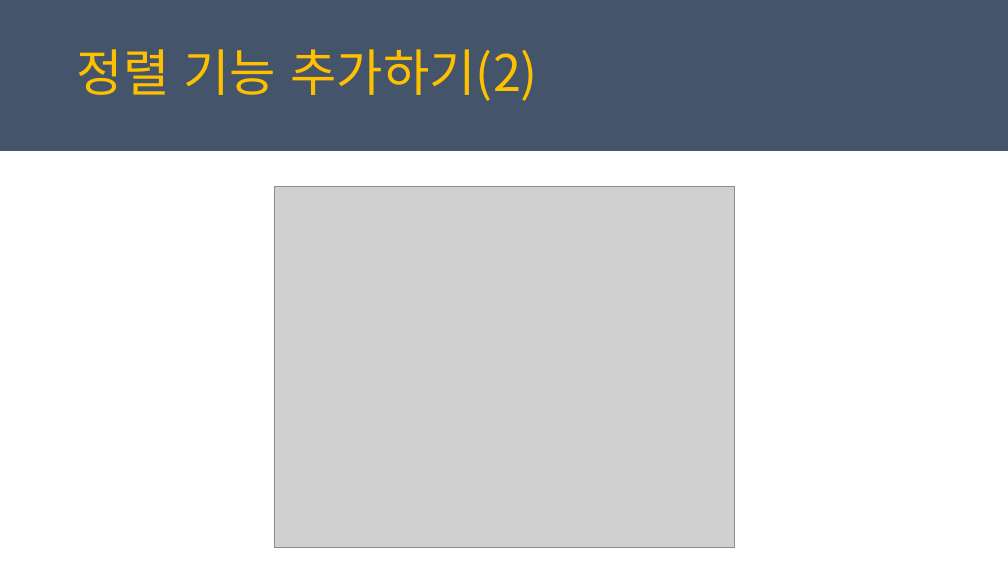
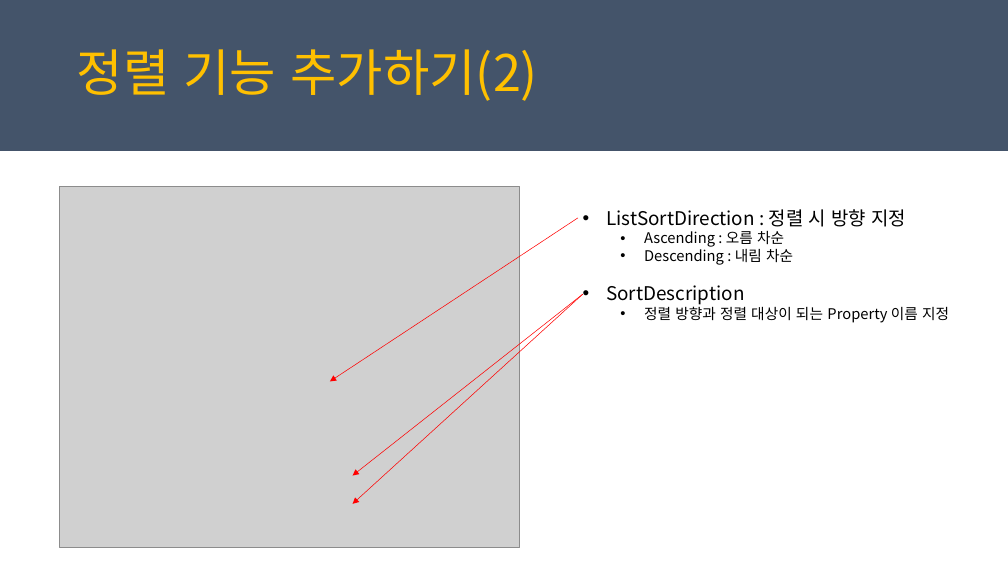
Before and after one commit to juniair/Summary-PPT, a slide deck: slide 26 of PRISM_MVVM_사용.pptx (slide 28 before the commit). Drawn at 1008x567 pixels with LibreOffice and Linux fonts; fonts in the diff are those of the drawing; grey boxes stand for pictures. Boxes give left, top, right and bottom in pixels: in the first picture for what was removed or moved away, otherwise in the second. Text is boxed around its words. In the diff, an @@ line names an element or a change of style, - is before the commit and + after.

```diff
--- a/PRISM_MVVM_사용.pptx
+++ b/PRISM_MVVM_사용.pptx
@@ picture: place and size @@
-picture at (274, 186, 734, 547)
+picture at (60, 186, 520, 547)
@@ text added at (606, 209, 949, 323), 14 pt, text #000000 @@
+• ListSortDirection : 정렬 시 방향 지정
+  • Ascending : 오름 차순
+  • Descending : 내림 차순
+• SortDescription
+  • 정렬 방향과 정렬 대상이 되는 Property 이름 지정
@@ arrow added from (578, 218) to (330, 382), #FF0000 0.5 pt @@
@@ arrow added from (583, 294) to (352, 476), #FF0000 0.5 pt @@
@@ arrow added from (583, 294) to (352, 504), #FF0000 0.5 pt @@
```
Also in this commit, not shown: 4 other slides changed, 2 slides removed, 19 other files.
